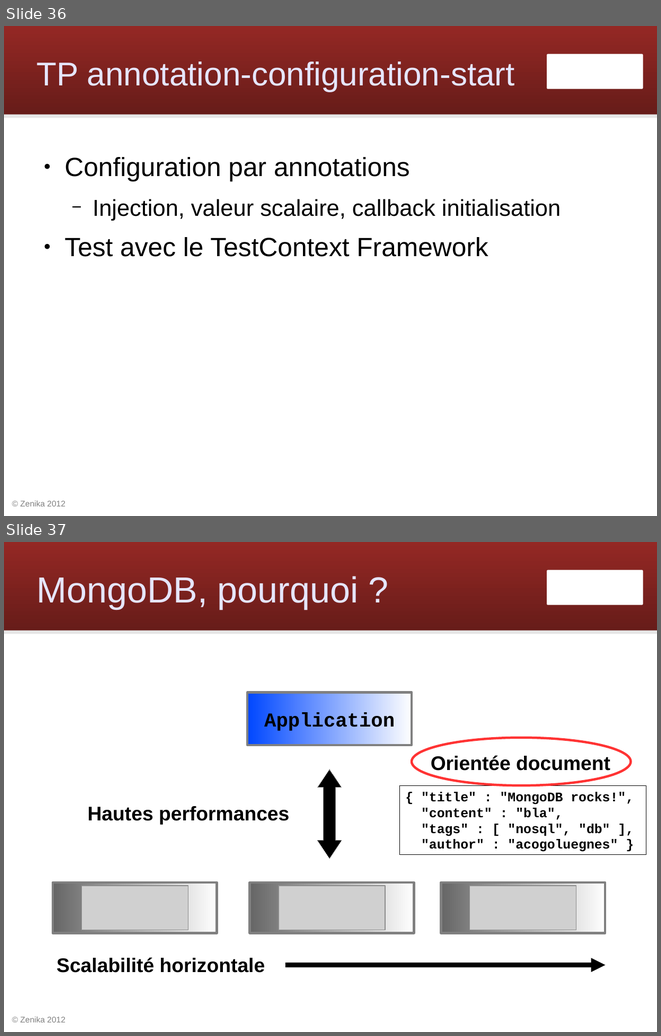
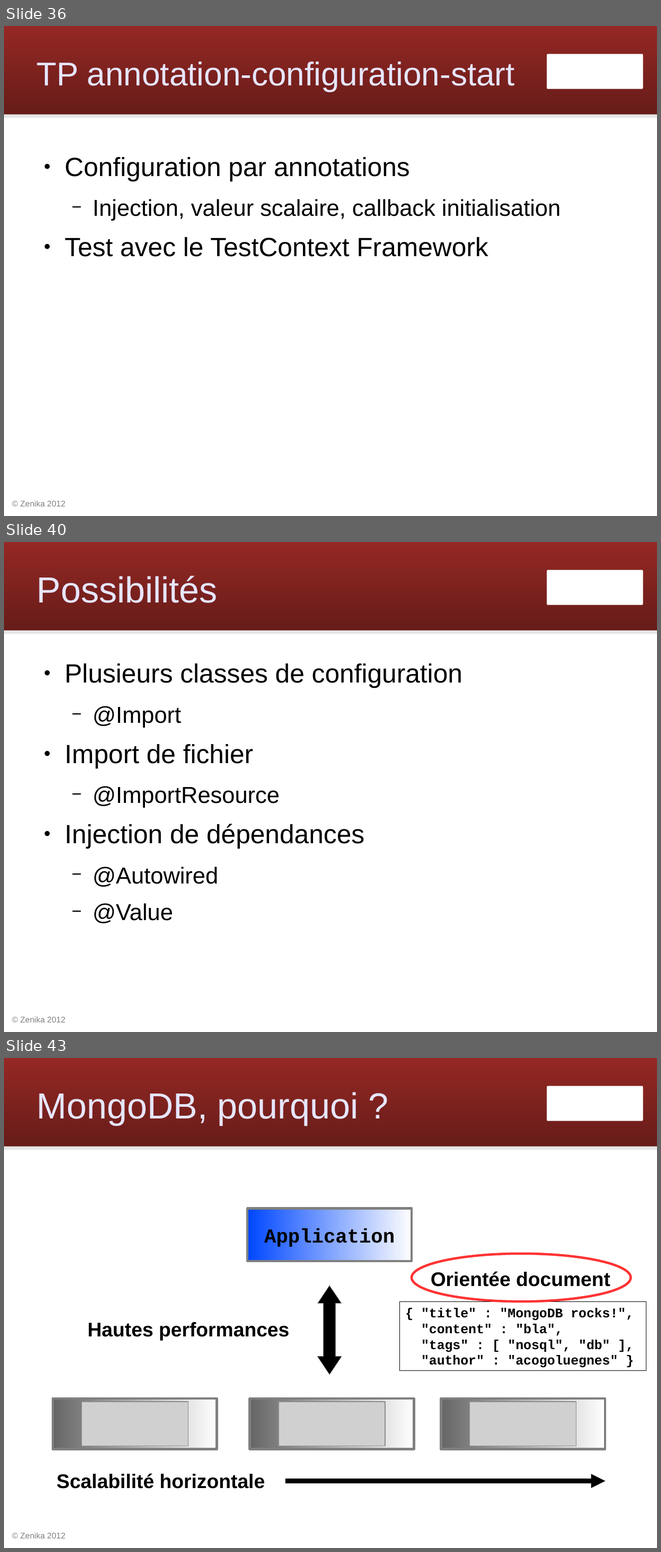
Before and after one commit to Zenika/workshop-spring-core, a slide deck: spring-workshop.odp. Shown one above the other, each under a label of ours: slides 36 and 37 before the commit, slides 36, 40 and 43 after it; the slides between them are not shown. The pictures are 661x1036 and 661x1552 pixels, drawn with LibreOffice and Linux fonts; fonts in the diff are those of the drawing; grey boxes stand for pictures; background and template pictures are left out. Boxes give left, top, right and bottom in pixels: in the first picture for what was removed or moved away, otherwise in the second. Text is boxed around its words. In the diff, an @@ line names an element or a change of style, - is before the commit and + after.

Commit message:
slides configuration Java

```diff
--- a/spring-workshop.odp
+++ b/spring-workshop.odp
@@ slide 40 added at (4,542,657,1032), background #FFFFFF; not listed: 4 template elements that a slide beside it also shows @@
@@ title added at (37,575,218,603), 44 pt, text #E6E6FF @@
+Possibilités
@@ text added at (64,663,462,923), 32 pt, text #000000 @@
+● Plusieurs classes de configuration
+  − @Import
+● Import de fichier
+  − @ImportResource
+● Injection de dépendances
+  − @Autowired
+  − @Value
@@ what was slide 37 is now slide 43 @@
```
Also in this commit, not shown: 1 slide changed, 5 other slides added.
